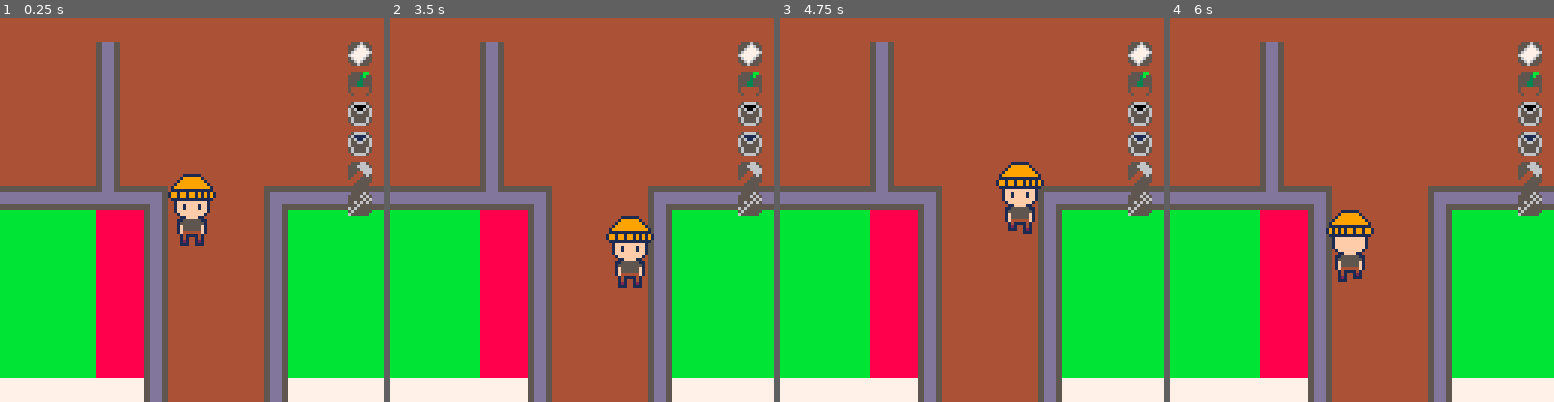
Above: before the commit, frames 1-4 (left to right).
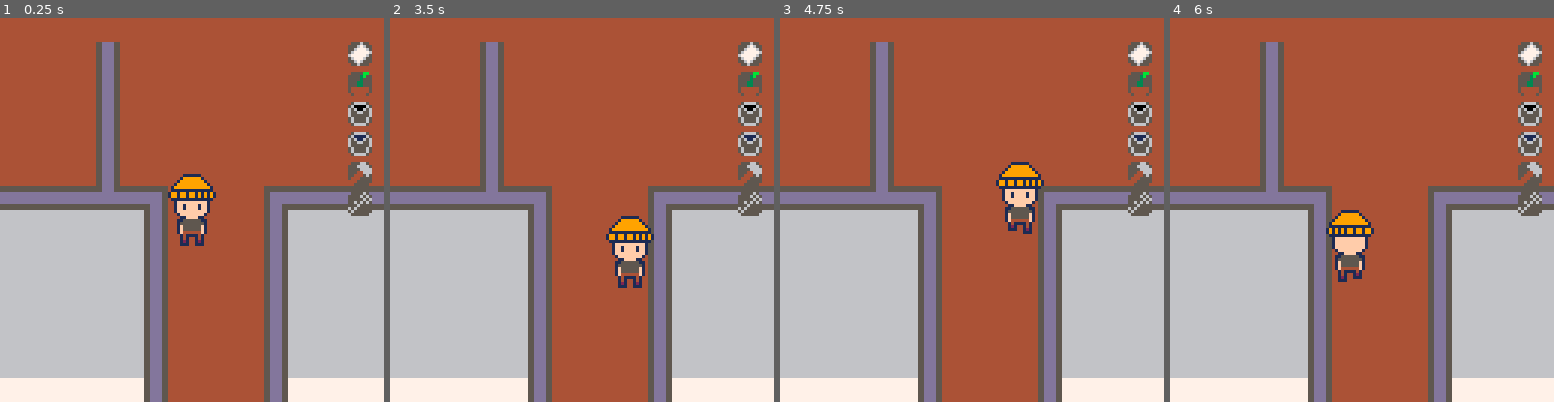
Above: after the commit, the same moments.

Repository: PaoloPortugal/one-last-visit
Game: PICO-8 cartridge mini-jam.p8
The game is run twice, just before and just after one commit, with the same random seed, the same clock (stepped at 60 frames per second) and the same inputs.
Inputs:
- Up to frame 1 (0.25 s): no input
- Up to frame 2 (3.5 s): tap O (Z key) at 0.33, 0.7, 1.43, 2.22, 3.1 s; hold Left 1.97-2.37 s; hold Down 2.42-2.82 s; hold Right from 2.87 s (still down)
- Up to frame 3 (4.75 s): release Right at 3.53 s; hold Up 3.58-4.08 s; tap O (Z key) at 3.98 s; hold Right 4.13-4.53 s; hold Down from 4.58 s (still down)
- Up to frame 4 (6 s): tap O (Z key) at 4.87, 5.75 s; release Down at 5.08 s; hold Left 5.13-5.8 s; hold Up from 5.85 s (still down)

The runs differ from the first frame. In frame 1, 27% of the frame differs, in the area x 0-100%, y 50-94%; in frame 2, 27%; in frame 3, 27%; in frame 4, 27%.

Commit message:
Added the clock logic

Diff:
--- a/entities.lua
+++ b/entities.lua
@@ -52,6 +52,8 @@
         nearby_interactable=nil, -- object player can interact with right now
         interacting=false, -- is the player interacting with anything?
 
+        timeshift=false,
+
         inventory={"paper","plant","empty_bucket","water_bucket","hammer","backyard_key"},
 
         anims={
@@ -92,6 +94,7 @@
 
         -- call once per frame
         update=function(self, objects, active_dialogue)
+            self.timeshift=self.y>60*8
             self:check_objects(objects)
             if not active_dialogue then
                 self:input()
@@ -450,6 +453,111 @@
     return c
 end
 
+function make_clock(s_x, s_y)
+-- creates a clock object and its mirror
+
+    local function make_base_clock(b_x, b_y, offset)
+        local c={
+            x=b_x,
+            y=b_y,
+
+            w=16, -- width
+            h=16, -- height
+
+            interactable=true,
+            interacting=false,
+
+            -- transition system by claude
+
+            fade_state = 0,  -- 0=none, 1=fade out, 2=white, 3=fade in
+            fade_timer = 0,
+            fade_duration = 30,  -- frames for fade out/in
+            white_duration = 15,  -- frames to stay white
+
+            start_fade=function(self)
+                self.fade_state = 1
+                self.fade_timer = 0
+            end,
+
+            update_fade=function(self)
+                if self.fade_state == 0 then return end
+
+                self.fade_timer += 1
+
+                if self.fade_state == 1 then
+                    -- fading to white
+                    if self.fade_timer >= self.fade_duration then
+                    self.fade_state = 2
+                    self.fade_timer = 0
+                    end
+                elseif self.fade_state == 2 then
+                    -- stay white
+                    if self.fade_timer >= self.white_duration then
+                    self.fade_state = 3
+                    self.fade_timer = 0
+                    end
+                elseif self.fade_state == 3 then
+                    -- fade back to normal
+                    if self.fade_timer >= self.fade_duration then
+                    self.fade_state = 0
+                    self.fade_timer = 0
+                    end
+                end
+            end,
+
+            draw_fade=function(self)
+                if self.fade_state == 0 then return end
+
+                local amt = 0
+
+                if self.fade_state == 1 then
+                    amt = self.fade_timer / self.fade_duration
+                elseif self.fade_state == 2 then
+                    amt = 1
+                elseif self.fade_state == 3 then
+                    amt = 1 - (self.fade_timer / self.fade_duration)
+                end
+
+                -- apply white overlay
+                if amt > 0 then
+                    for i=0,15 do
+                        local c = i
+                        if amt >= 0.8 then c = 7
+                        elseif amt >= 0.6 then c = min(c+2,7)
+                        elseif amt >= 0.4 then c = min(c+1,7)
+                        elseif amt >= 0.2 then
+                            if c < 6 then c = min(c+1,7) end
+                        end
+                        pal(i,c)
+                    end
+                end
+                -- DON'T reset palette here - let it persist!
+            end,
+
+            interact=function(self)
+                self:start_fade()
+                player.x+=offset
+                player.interacting=false
+                cam=make_camera(player)
+            end,
+
+            update=function(self)
+                self:update_fade()
+            end,
+
+            draw=function(self)
+                self:draw_fade()
+            end,
+        }
+        return c
+    end
+
+    local c1=make_base_clock(s_x,s_y,60*8)
+    local c2=make_base_clock(s_x+60*8,s_y,-60*8)
+
+    return c1,c2
+end
+
 function make_camera(target)
 -- creates a new camera
     local c=
--- a/mini-jam.p8
+++ b/mini-jam.p8
@@ -13,46 +13,62 @@
 
 function _init()
 -- runs once at the start
+    spawn_player()
+    spawn_objects()
+    messages={}
+end
+
+function _update60()
+-- runs at 60fps
+    player:update(objects)
+    update_objects()
+    cam:update()
+end
+
+function _draw()
+-- runs at 60fps
+    cls(0)
+
+    camera(cam:cam_pos())
+
+    for c in all(clocks) do
+        c:draw_fade()
+    end
+
+    draw_base_map(player.timeshift)
+
+    for obj in all(objects) do
+        obj:draw()
+    end
+
+    player:draw()
+
+    draw_map_over()
+
+    camera(0,0)
+
+    player:draw_hud()
+
+end
+
+function spawn_player()
     s_x=29*8 -- spawn x position
     s_y=38*8 -- spawn y position
     player=make_player(s_x,s_y)
+    cam=make_camera(player)
+end
+
+function spawn_objects()
     local chair=make_chair(8*8,30*8)
-    cam=make_camera(player)
-    messages={}
-    objects={chair}
-    timeshift=false
-end
-
-function _update60()
--- runs at 60fps
-    player:update(objects)
-    timeshift=player.y>60*8
-    for obj in all(objects,dialogue.active) do
+    local clock_1,clock_1_m=make_clock(20*8,25*8)
+    clocks={clock_1,clock_1_m}
+    objects={chair,clock_1,clock_1_m}
+end
+
+function update_objects()
+    for obj in all(objects) do
         obj:update()
     end
-    cam:update()
-end
-
-function _draw()
--- runs at 60fps
-    cls(0)
-
-    camera(cam:cam_pos())
-
-    draw_base_map(timeshift)
-
-    for obj in all(objects) do
-        obj:draw()
-    end
-
-    player:draw()
-
-    draw_map_over()
-
-    camera(0,0)
-
-    player:draw_hud()
-
 end
 
 __gfx__
@@ -64,14 +80,14 @@
 00000000011111111111111001111111111111100111111111111110011111111111111001111111111111100111111111111110011111111111111066666666
 00000000199199199191919119919919919191911991991991919191199191999199199119919199919919911991919991991991199191999199199166666666
 00000000199199199191919119919919919191911991991991919191199191999199199119919199919919911991919991991991199191999199199166666666
-00888800011111111111111001111111111111100111111111111110011111111111111001111111111111100111111111111110011111111111111088888888
-08000080001ffffffffff100001ffffffffff100001ffffffffff100001ffffffffff100001ffffffffff100001ffffffffff100001ffffffffff10088888888
-80700708001ff7ffff7ff100001ff7ffff7ff100001ff7ffff7ff100001ffffffff7f100001ffffffff7f100001ffffffff7f100001ffffffff7f10088888888
-80077008001ff7ffff7ff100001ff7ffff7ff100001ff7ffff7ff100001ffffffff7f100001ffffffff7f100001ffffffff7f100001ffffffff7f10088888888
-80077008001ffffffffff100001ffffffffff100001ffffffffff100001ffffffffff100001ffffffffff100001ffffffffff100001ffffffffff10088888888
-807007080001ffffffff10000001ffffffff10000001ffffffff10000001ffffffff10000001ffffffff10000001ffffffff10000001ffffffff100088888888
-08000080000011ffff110000000011ffff110000000011ffff110000000011ffff110000000011ffff110000000011ffff110000000011ffff11000088888888
-00888800000115555551100000011555555110000001555555551000000015555551000000001555555100000000155555510000000015555551000088888888
+00888800011111111111111001111111111111100111111111111110011111111111111001111111111111100111111111111110011111111111111066666666
+08000080001ffffffffff100001ffffffffff100001ffffffffff100001ffffffffff100001ffffffffff100001ffffffffff100001ffffffffff10066666666
+80700708001ff7ffff7ff100001ff7ffff7ff100001ff7ffff7ff100001ffffffff7f100001ffffffff7f100001ffffffff7f100001ffffffff7f10066666666
+80077008001ff7ffff7ff100001ff7ffff7ff100001ff7ffff7ff100001ffffffff7f100001ffffffff7f100001ffffffff7f100001ffffffff7f10066666666
+80077008001ffffffffff100001ffffffffff100001ffffffffff100001ffffffffff100001ffffffffff100001ffffffffff100001ffffffffff10066666666
+807007080001ffffffff10000001ffffffff10000001ffffffff10000001ffffffff10000001ffffffff10000001ffffffff10000001ffffffff100066666666
+08000080000011ffff110000000011ffff110000000011ffff110000000011ffff110000000011ffff110000000011ffff110000000011ffff11000066666666
+00888800000115555551100000011555555110000001555555551000000015555551000000001555555100000000155555510000000015555551000066666666
 00099000000155555555100000015555555510000001f555555f1000000015155551000000001515115100000000151555510000000015555551110055dddd55
 000990000001f555555f10000001f555555f10000001f555555f1000000015111551000000001511ff1100000000111555510000000015555155ff1055dddd55
 000990000001f555555f10000001f555555f10000001f555555f10000000151ff151000000001551ff1100000001ff1555510000000015555515ff10dddddddd
@@ -80,14 +96,14 @@
 000000000000141001410000000012100141000000001410012100000000122112210000001222210122210000012221001222100000122112210000dddddddd
 00099000000012100121000000001110012100000000121001110000000012221222100000122111012210000001221100122100000012221222100055555555
 00099000000011100111000000000000011100000000111000000000000001110111000000011100001100000000111000011000000001110111000055555555
-055555500000600000000bb00066660000666600000066000000060000000a00bbbbbbbb55dddd5555555555555555555555555555dddd5555dddd5555dddd55
-555555550006760000003b00062222600611116000066660000060600000a0a0bbbbbbbb55dddd5555555555555555555555555555dddd5555dddd5555dddd55
-5555555500677760000030006562265665611656000066660000060600000a0abbbbbbbb55dddd5555dddddddddddddddddddd5555dddddddddddd55dddddd55
-5555555506777776000330006556655665566556000446660060606000a0a0a0bbbbbbbb55dddd5555dddddddddddddddddddd5555dddddddddddd55dddddd55
-55555555677777600003300065555556655555560044406000060000000a0000bbbbbbbb55dddd5555dddddddddddddddddddd5555dddddddddddd55dddddd55
-55555555067776000444444006555560065555600444000060600000a0a00000bbbbbbbb55dddd5555dddddddddddddddddddd5555dddddddddddd55dddddd55
-555555550067600004444440065555600655556044400000060000000a000000bbbbbbbb55dddd5555dddd555555555555dddd55555555555555555555dddd55
-05555550000600000044440000666600006666004400000060000000a0000000bbbbbbbb55dddd5555dddd555555555555dddd55555555555555555555dddd55
+055555500000600000000bb00066660000666600000066000000060000000a006666666655dddd5555555555555555555555555555dddd5555dddd5555dddd55
+555555550006760000003b00062222600611116000066660000060600000a0a06666666655dddd5555555555555555555555555555dddd5555dddd5555dddd55
+5555555500677760000030006562265665611656000066660000060600000a0a6666666655dddd5555dddddddddddddddddddd5555dddddddddddd55dddddd55
+5555555506777776000330006556655665566556000446660060606000a0a0a06666666655dddd5555dddddddddddddddddddd5555dddddddddddd55dddddd55
+55555555677777600003300065555556655555560044406000060000000a00006666666655dddd5555dddddddddddddddddddd5555dddddddddddd55dddddd55
+55555555067776000444444006555560065555600444000060600000a0a000006666666655dddd5555dddddddddddddddddddd5555dddddddddddd55dddddd55
+555555550067600004444440065555600655556044400000060000000a0000006666666655dddd5555dddd555555555555dddd55555555555555555555dddd55
+05555550000600000044440000666600006666004400000060000000a00000006666666655dddd5555dddd555555555555dddd55555555555555555555dddd55
 00333333333333006566666556666656444444444444444477777777333333330000000000000000000000000000000000000000000000000000000000000000
 03666666666666305566666556666655444444444444444477777777333333330000000000000000000000000000000000000000000000000000000000000000
 36444444444444636665555555555666444444444444444477777777333333330000000000000000000000000000000000000000000000000000000000000000
